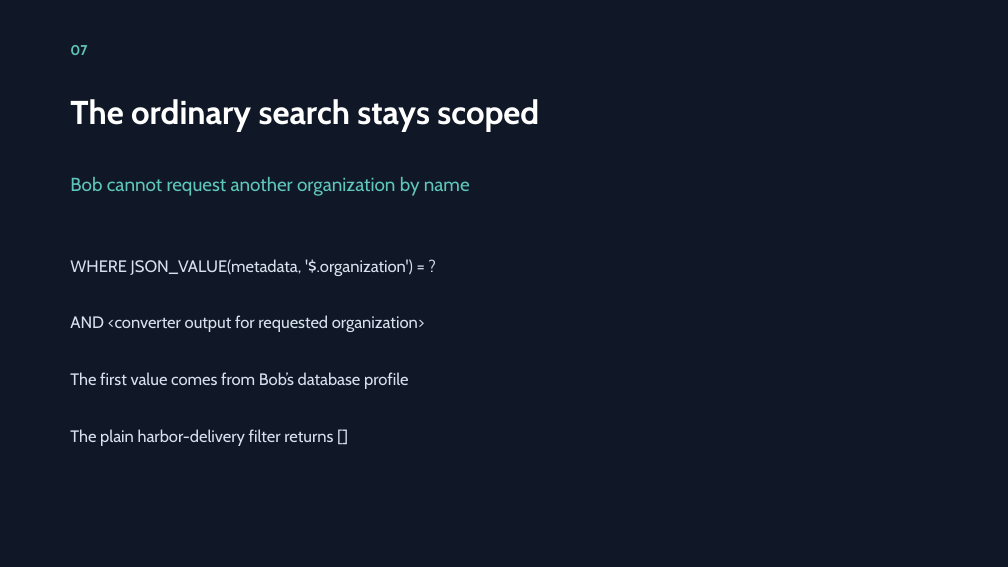
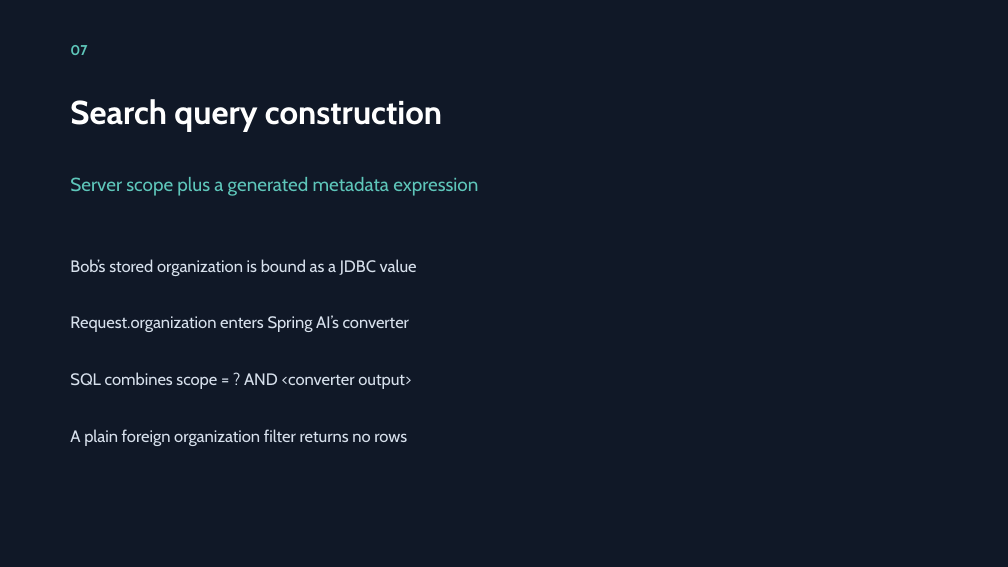
Before and after one commit to andrey94308/spring-came-to-the-party, a slide deck: slide 7 of presentation/OrgArchive-postman-chain.pptx. Drawn at 1008x567 pixels with LibreOffice and Linux fonts; fonts in the diff are those of the drawing. Boxes give left, top, right and bottom in pixels: in the first picture for what was removed or moved away, otherwise in the second. Text is boxed around its words. In the diff, an @@ line names an element or a change of style, - is before the commit and + after.

```diff
--- a/presentation/OrgArchive-postman-chain.pptx
+++ b/presentation/OrgArchive-postman-chain.pptx
@@ text at [70, 99, 442, 132]: text changed @@
-The ordinary search stays scoped
+Search query construction
@@ text at [70, 177, 478, 196]: text changed @@
-Bob cannot request another organization by name
+Server scope plus a generated metadata expression
@@ text at [70, 259, 417, 276]: text changed @@
-WHERE JSON_VALUE(metadata, '$.organization') = ?
+Bob’s stored organization is bound as a JDBC value
@@ text at [70, 315, 409, 332]: text changed @@
-AND <converter output for requested organization>
+Request.organization enters Spring AI’s converter
@@ text at [70, 372, 411, 389]: text changed @@
-The first value comes from Bob’s database profile
+SQL combines scope = ? AND <converter output>
@@ text at [70, 429, 407, 446]: text changed @@
-The plain harbor-delivery filter returns []
+A plain foreign organization filter returns no rows
```
Also in this commit, not shown: 9 other slides changed, 2 other files.
